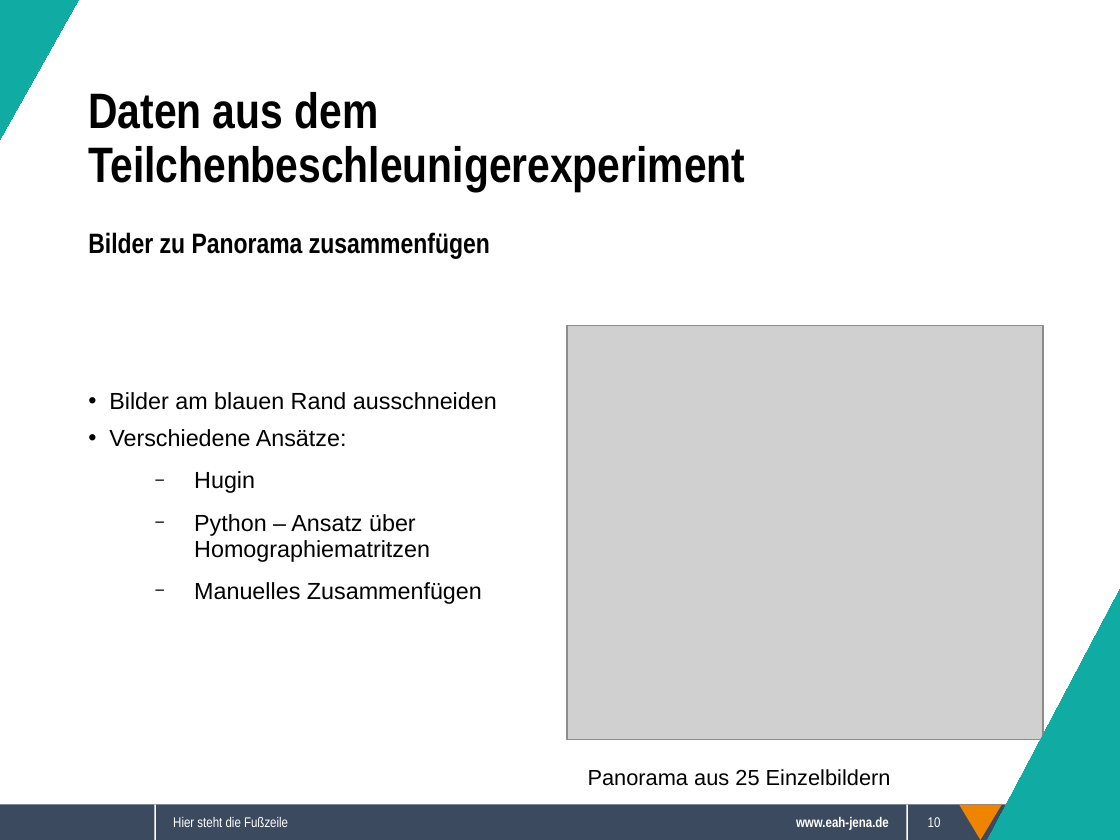
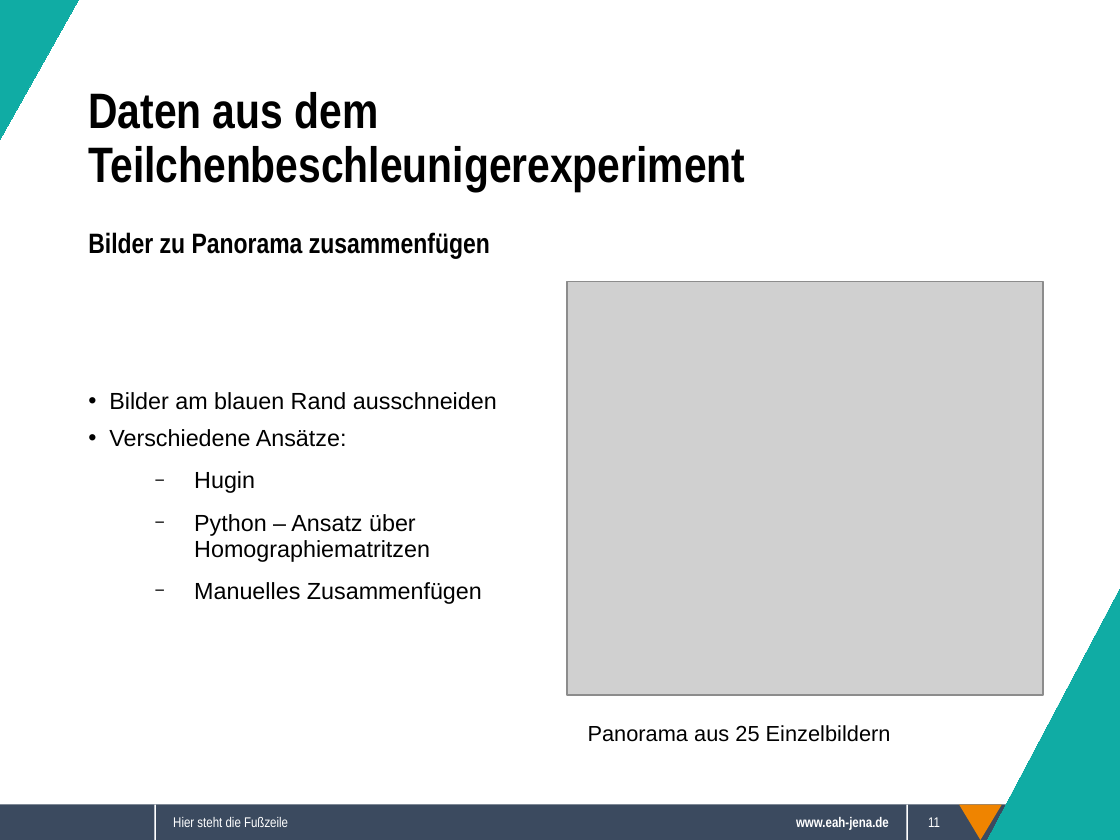
Before and after one commit to Sappy5053/Komplexpraktikum, a slide deck: slide 11 of Präsentation.odp (slide 10 before the commit). Drawn at 1120x840 pixels with LibreOffice and Linux fonts; fonts in the diff are those of the drawing; grey boxes stand for pictures; background and template pictures are left out. Boxes give left, top, right and bottom in pixels: in the first picture for what was removed or moved away, otherwise in the second. Text is boxed around its words. In the diff, an @@ line names an element or a change of style, - is before the commit and + after.

```diff
--- a/Präsentation.odp
+++ b/Präsentation.odp
@@ picture moved from (x1=567, y1=326, x2=1043, y2=739) to (x1=567, y1=281, x2=1043, y2=694) @@
@@ text "Panorama aus 25 Einzelbildern" moved from (x1=588, y1=769, x2=891, y2=786) to (x1=588, y1=725, x2=891, y2=742) @@
@@ page number at (x1=928, y1=817, x2=940, y2=827): text changed @@
-10
+11
```
Also in this commit, not shown: 9 other slides changed, 1 slide added, 2 other files.
